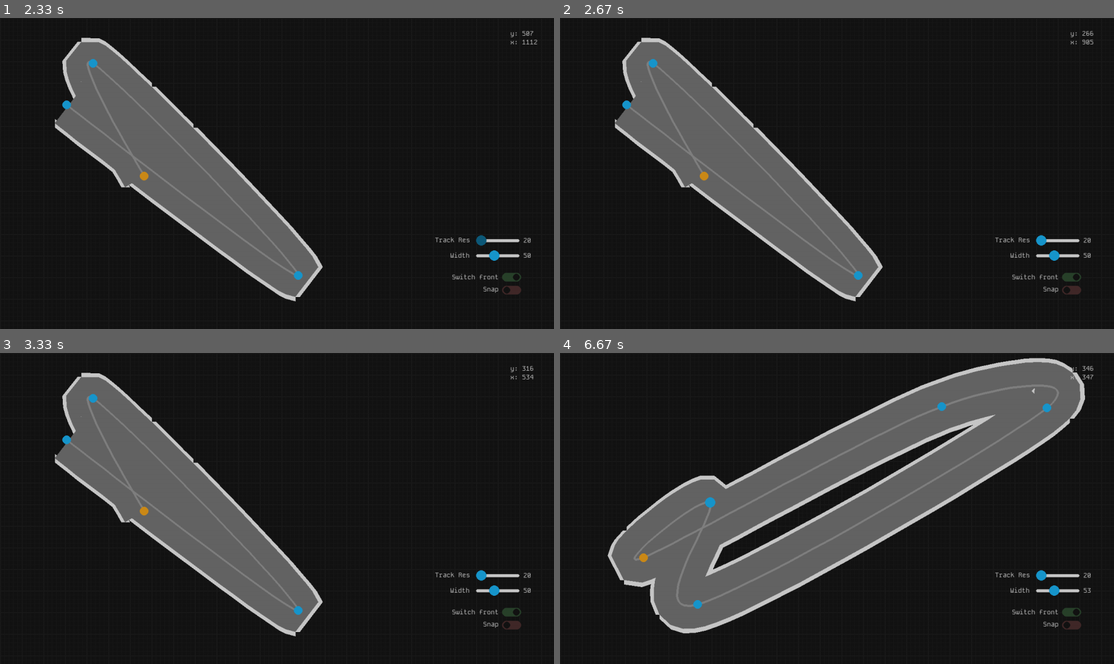
Above: before the commit, frames 1-4 (two rows, left to right).
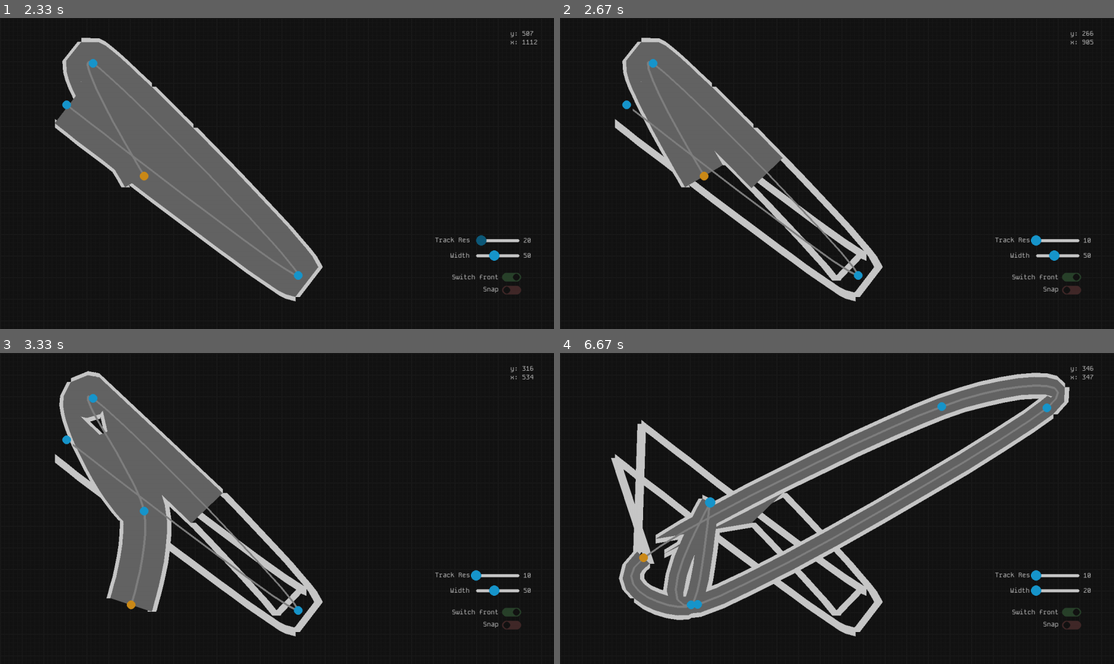
Above: after the commit, the same moments.

Repository: Raphael-W/Racing-Line
Game: pygame game, started from src/main.py
The game is run twice, just before and just after one commit, with the same random seed, the same clock (stepped at 60 frames per second) and the same inputs.
Inputs (mouse positions are in pixels of both pictures, inside the frame that each line leads up to):
- Up to frame 1 (2.33 s): press the mouse at (277, 195) at 0.37 s; move the mouse to (210, 185) at 0.47 s; release the mouse at (144, 176) at 0.6 s; press the mouse at (277, 195) at 0.7 s; move the mouse to (188, 129) at 0.8 s; release the mouse at (94, 61) at 0.93 s; press the mouse at (277, 195) at 1.03 s; move the mouse to (288, 235) at 1.13 s; release the mouse at (299, 276) at 1.27 s; press the mouse at (277, 195) at 1.37 s; move the mouse to (171, 148) at 1.47 s; release the mouse at (66, 105) at 1.6 s; press the mouse at (509, 276) at 1.7 s; move the mouse to (393, 245) at 1.8 s; release the mouse at (271, 217) at 1.93 s; click (481, 235) at 2.05 s
- Up to frame 2 (2.67 s): press the mouse at (1041, 235) at 2.37 s; move the mouse to (997, 185) at 2.47 s; release the mouse at (953, 133) at 2.6 s
- Up to frame 3 (3.33 s): press the mouse at (481, 570) at 2.7 s; move the mouse to (304, 589) at 2.8 s; release the mouse at (132, 604) at 2.93 s; press the mouse at (110, 430) at 3.03 s; move the mouse to (171, 461) at 3.13 s; release the mouse at (232, 489) at 3.27 s
- Up to frame 4 (6.67 s): press the mouse at (859, 611) at 3.37 s; move the mouse to (897, 508) at 3.47 s; release the mouse at (942, 405) at 3.6 s; press the mouse at (654, 396) at 3.7 s; move the mouse to (648, 396) at 3.8 s; release the mouse at (643, 393) at 3.93 s; press the mouse at (654, 396) at 4.03 s; move the mouse to (848, 402) at 4.13 s; release the mouse at (1047, 408) at 4.27 s; press the mouse at (626, 440) at 4.37 s; move the mouse to (626, 492) at 4.47 s; release the mouse at (632, 545) at 4.6 s; press the mouse at (643, 393) at 4.7 s; move the mouse to (792, 396) at 4.8 s; release the mouse at (942, 396) at 4.93 s; press the mouse at (942, 396) at 5.03 s; move the mouse to (820, 499) at 5.13 s; release the mouse at (698, 604) at 5.27 s; press the mouse at (670, 430) at 5.37 s; move the mouse to (770, 449) at 5.47 s; release the mouse at (870, 464) at 5.6 s; press the mouse at (1053, 589) at 5.7 s; move the mouse to (942, 527) at 5.8 s; release the mouse at (831, 464) at 5.93 s; click (643, 558) at 6.05 s; press the mouse at (704, 511) at 6.37 s; move the mouse to (709, 505) at 6.47 s; release the mouse at (709, 502) at 6.6 s

Frame 1 is identical in both runs. In frame 2, 6.6% of the frame differs, in the area x 9-96%, y 25-90%; in frame 3, 9.5%; in frame 4, 24%, in the area x 8-96%, y 1-92%.

Commit message:
Fixed slider not reaching limits

Diff:
--- a/src/pygameUIElements.py
+++ b/src/pygameUIElements.py
@@ -146,7 +146,12 @@
 
             if self.posX < mouseX < (self.posX + self.length):
                 self.handleX = mouseX - self.posX
-                self.value = (self.handleX / (self.length / (self.valueRange[1] - self.valueRange[0]))) + self.valueRange[0]
+            elif self.posX >= mouseX:
+                self.handleX = 0
+            else:
+                self.handleX = self.length
+
+            self.value = (self.handleX / (self.length / (self.valueRange[1] - self.valueRange[0]))) + self.valueRange[0]
 
         if not self.handleSelected:
             self.handleSelected = self.mouseHovering and self.layer.pygame.mouse.get_pressed()[0] and not self.mouseDownLast
